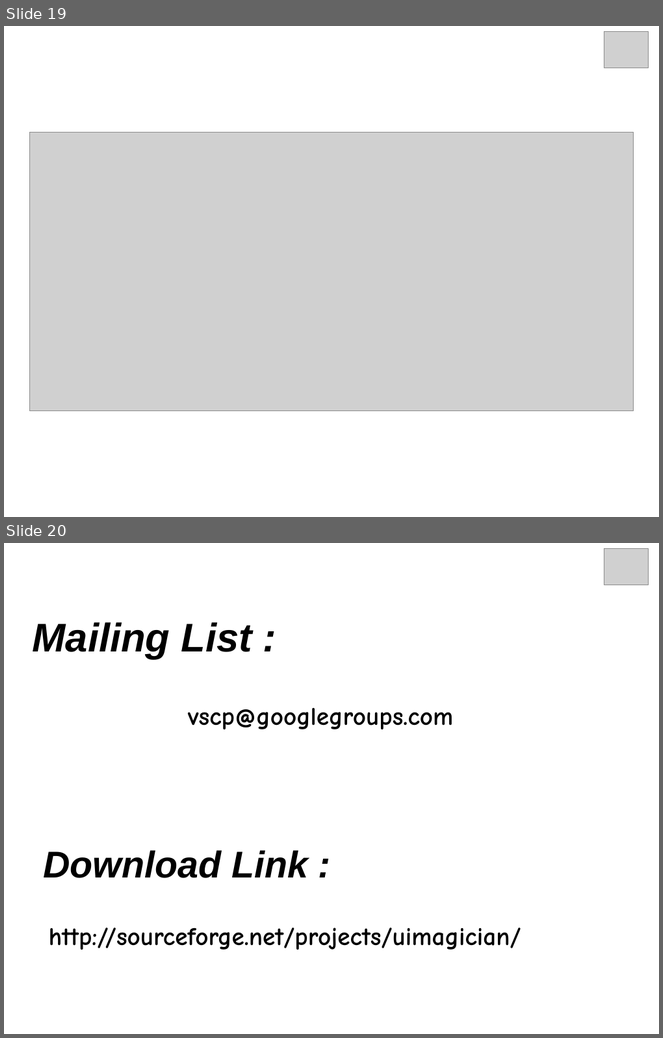
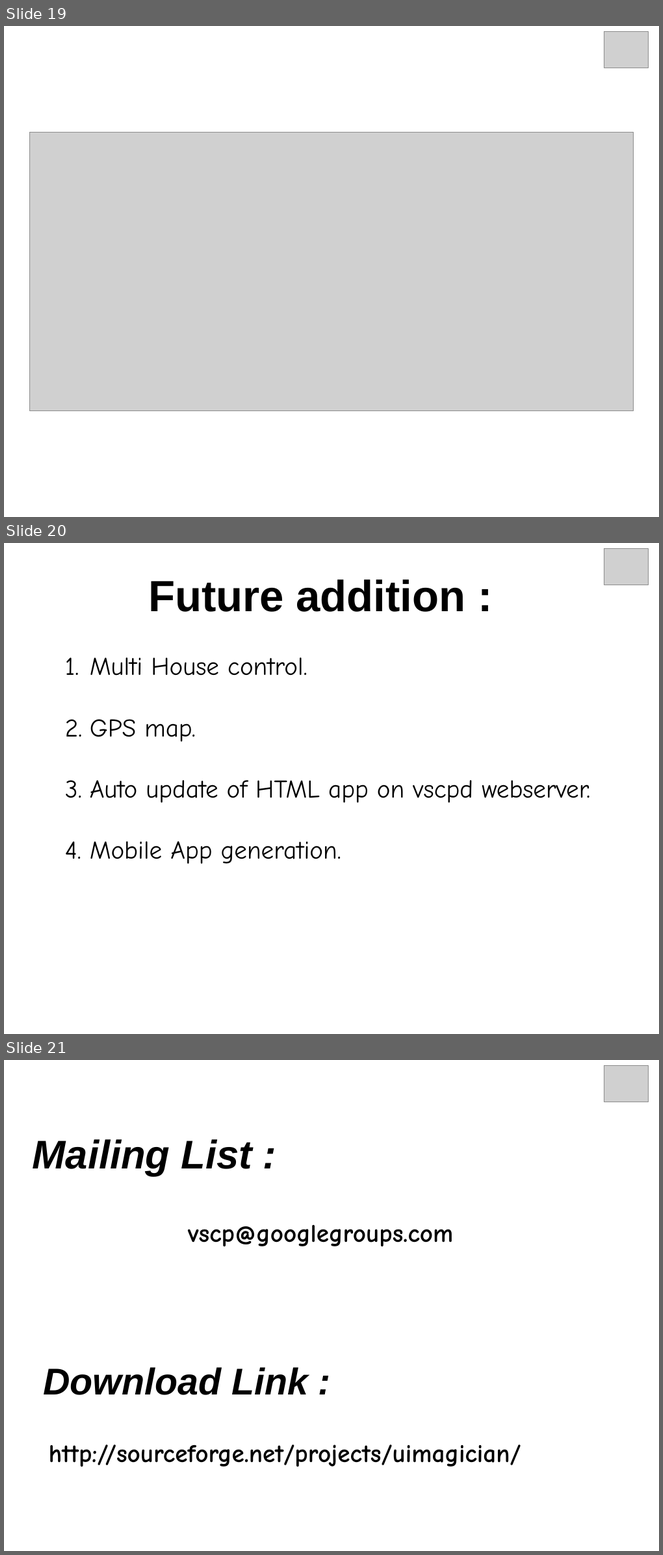
Before and after one commit to dinguluer/UiMagician, a slide deck: tutorials/I_UiMagician_Introduction.ppt. Shown one above the other, each under a label of ours: slides 19 and 20 before the commit, slides 19, 20 and 21 after it. The pictures are 663x1038 and 663x1555 pixels, drawn with LibreOffice and Linux fonts; fonts in the diff are those of the drawing; grey boxes stand for pictures; background and template pictures are left out. Boxes give left, top, right and bottom in pixels: in the first picture for what was removed or moved away, otherwise in the second. Text is boxed around its words. In the diff, an @@ line names an element or a change of style, - is before the commit and + after.

```diff
--- a/tutorials/I_UiMagician_Introduction.ppt
+++ b/tutorials/I_UiMagician_Introduction.ppt
@@ slide 20 added at [4, 543, 659, 1034], background #FFFFFF @@
@@ picture added at [605, 548, 649, 585] @@
@@ text added at [148, 579, 466, 612], 48 pt, text #000000, bold @@
+Future addition :
@@ text added at [90, 657, 590, 864], 28 pt, text #000000 @@
+1. Multi House control.
+2. GPS map.
+3. Auto update of HTML app on vscpd webserver.
+4. Mobile App generation.
@@ what was slide 20 is now slide 21 @@
```
Also in this commit, not shown: 4 slides changed, 1 other slide added, 1 slide removed, 1 other file.
